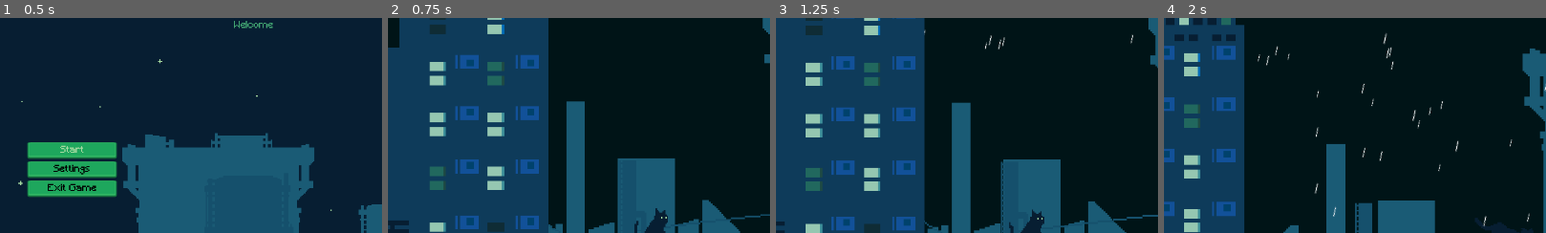
Above: before the commit, frames 1-4 (left to right).
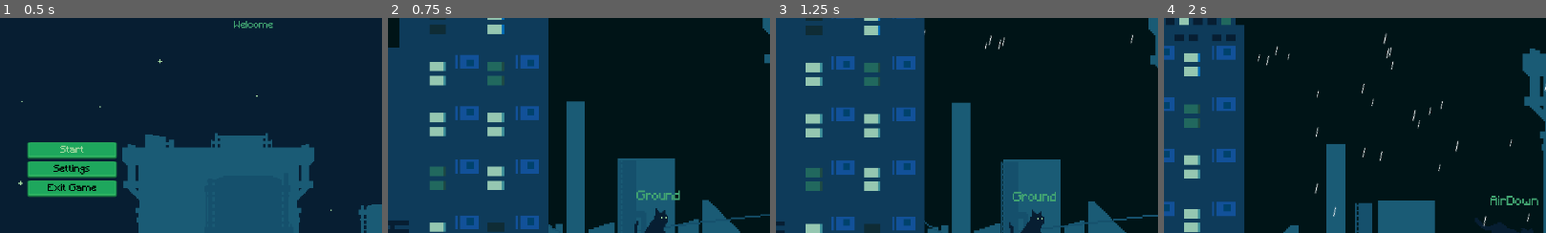
Above: after the commit, the same moments.

Repository: DEVizzent/mermelada-jam-2023
Game: Godot game, scene res://Inicio/StartMenu.tscn
The game is run twice, just before and just after one commit, with the same random seed, the same clock (stepped at 60 frames per second) and the same inputs.
Inputs (mouse positions are % of the whole screen's width and height, from its top left):
- Up to frame 1 (0.5 s): no input
- Up to frame 2 (0.75 s): click "Start" at 0.5 s
- Up to frame 3 (1.25 s): no input
- Up to frame 4 (2 s): move the mouse to (72, 45) at 1.27 s; hold Right (ui_right) from 1.28 s (still down); hold Space (jump) from 1.28 s (still down); click (72, 45) at 1.42 s
The pictures show only the part of the screen within x 10-60%, y 15-65%; the shares and areas given below are measured in that part.

Frame 1 is identical in both runs. In frame 2, 0.2% of the frame differs, in the area x 65-77%, y 80-85%; in frame 3, 0.2%; in frame 4, 0.3%, in the area x 85-98%, y 82-88%.

Commit message:
coyote time

Diff:
--- a/Levels/Level1/Level1.tscn
+++ b/Levels/Level1/Level1.tscn
@@ -134,6 +134,7 @@
 [node name="StarsRain" parent="." node_paths=PackedStringArray("player", "goal_area") instance=ExtResource("3_4b7tw")]
 player = NodePath("../Player")
 goal_area = NodePath("../LevelGoalArea")
+debug = false
 
 [node name="LevelGoalArea" parent="." instance=ExtResource("5_eqtli")]
 position = Vector2(1522, -44)
--- a/Player/Player.gd
+++ b/Player/Player.gd
@@ -1,13 +1,19 @@
 extends CharacterBody2D
 class_name CharacterGato
+
+@export var debug : bool = true
+@onready var state_debug : Label = $DebugState
 
 @onready var machine_state : MachineState = $MachineState
 @onready var animated_sprite : AnimatedSprite2D = $AnimatedSprite2D
 
 var direction
 
+func _ready():
+	init_debug()
+
 func _physics_process(delta)->void:
-	# Add the gravity.
+
 	if not is_on_floor():
 		velocity.y += machine_state.current_state.get_gravity() * delta
 
@@ -20,8 +26,17 @@
 	flip_sprite()
 	move_and_slide()
 
+	if debug:
+		state_debug.text = machine_state.current_state.name
+
 func flip_sprite():
 	if direction < 0:
 		animated_sprite.flip_h = true
 	elif direction > 0:
 		animated_sprite.flip_h = false
+
+func init_debug():
+	if debug:
+		state_debug.visible = true
+	else:
+		state_debug.queue_free()
--- a/Player/Player.tscn
+++ b/Player/Player.tscn
@@ -9,7 +9,6 @@
 [ext_resource type="Script" path="res://Player/States/AirUp.gd" id="7_fanxp"]
 [ext_resource type="Script" path="res://Player/States/AirDown.gd" id="8_jkhww"]
 [ext_resource type="Script" path="res://Player/Stop.gd" id="9_3crs1"]
-[ext_resource type="AudioStream" uid="uid://cdlcdrdg6ltg5" path="res://Player/ClasesMachineState/Miau.ogg" id="10_2fgc1"]
 
 [sub_resource type="RectangleShape2D" id="RectangleShape2D_mcoms"]
 size = Vector2(33, 31)
@@ -240,6 +239,10 @@
 [node name="Ground" type="Node" parent="MachineState"]
 script = ExtResource("6_hurey")
 
+[node name="CoyoteTimer" type="Timer" parent="MachineState/Ground"]
+wait_time = 0.1
+one_shot = true
+
 [node name="AirUp" type="Node" parent="MachineState"]
 script = ExtResource("7_fanxp")
 
@@ -251,5 +254,13 @@
 can_move = false
 
 [node name="Miau" type="AudioStreamPlayer2D" parent="."]
-stream = ExtResource("10_2fgc1")
 bus = &"Effect"
+
+[node name="DebugState" type="Label" parent="."]
+visible = false
+offset_left = -20.0
+offset_top = -50.0
+offset_right = 20.0
+offset_bottom = -34.0
+
+[connection signal="timeout" from="MachineState/Ground/CoyoteTimer" to="MachineState/Ground" method="coyote_time_end"]
--- a/Player/States/AirDown.gd
+++ b/Player/States/AirDown.gd
@@ -3,7 +3,6 @@
 var jump_down_gravity = 2500
 
 func get_gravity():
-	print("me preguntar npor ella")
 	return jump_down_gravity
 
 func state_process(_delta):
--- a/Player/States/Ground.gd
+++ b/Player/States/Ground.gd
@@ -1,5 +1,13 @@
 extends State
 
+@export var coyote_time_margin : float = 0.1
+@onready var coyote_time : Timer = $CoyoteTimer
+
+var im_on_floor = true
+
+func on_enter():
+	im_on_floor = true
+	coyote_time.wait_time = coyote_time_margin
 
 func state_process(_delta):
 	if character.direction != 0:
@@ -8,8 +16,7 @@
 		animated_sprite.play("idle")
 
 	if !character.is_on_floor():
-		animated_sprite.play("jump_down")
-		next_state = machine_state.air_down_state
+		start_coyote_time()
 
 func state_input(event : InputEvent):
 	if event.is_action_pressed("jump"):
@@ -19,3 +26,12 @@
 	character.velocity.y = jump_velocity
 	animated_sprite.play("jump_up")
 	next_state = machine_state.air_up_state
+
+func start_coyote_time():
+	if im_on_floor:
+		coyote_time.start()
+		im_on_floor = false
+
+func coyote_time_end():
+	animated_sprite.play("jump_down")
+	next_state = machine_state.air_down_state
Not shown: 1 places in Player/Player.tscn that only renumber resources
